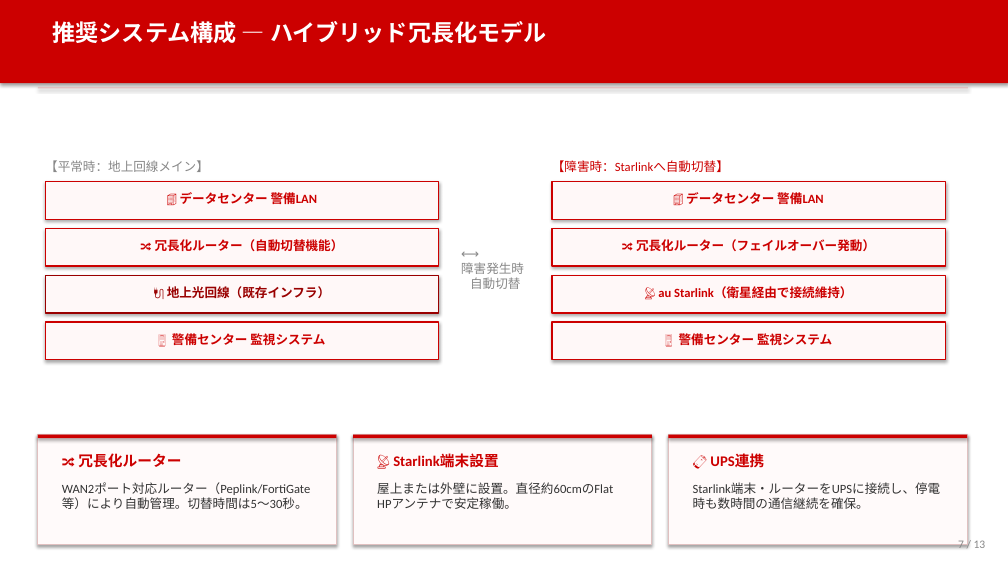
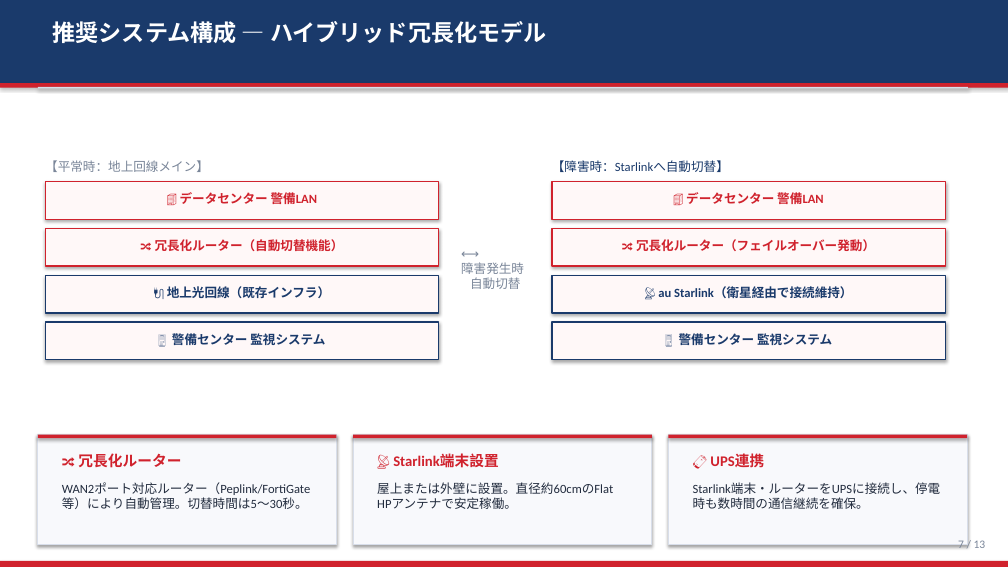
Before and after one commit to iharuhisa-ai/test, a slide deck: slide 7 of datacenter_security_proposal.pptx. Drawn at 1008x567 pixels with LibreOffice and Linux fonts; fonts in the diff are those of the drawing. Boxes give left, top, right and bottom in pixels: in the first picture for what was removed or moved away, otherwise in the second. Text is boxed around its words. In the diff, an @@ line names an element or a change of style, - is before the commit and + after.

```diff
--- a/datacenter_security_proposal.pptx
+++ b/datacenter_security_proposal.pptx
@@ rectangle at <box>0,0,1008,83</box>: fill #CC0000 to #1A3A6B @@
@@ rectangle added at <box>0,83,1008,88</box>, fill #D0222D @@
@@ rectangle at <box>38,87,968,88</box>: fill #E0C0C0 to #D8DEEA @@
@@ outline #CC0000 1.2 pt to #D0222D 1.2 pt in 4 elements at <box>552,181,945,219</box>, <box>552,228,945,266</box>, <box>45,181,439,219</box>, <box>45,228,439,266</box> @@
@@ rectangle at <box>45,275,439,313</box>: outline #990000 1.2 pt to #1A3A6B 1.2 pt @@
@@ text "🔌 地上光回線（既存インフラ）" at <box>167,286,330,298</box>: text colour #990000 to #1A3A6B @@
@@ outline #CC0000 1.2 pt to #1A3A6B 1.2 pt in 3 elements at <box>552,275,945,313</box>, <box>552,322,945,360</box>, <box>45,322,439,360</box> @@
@@ text colour #CC0000 to #1A3A6B in 4 elements at <box>172,333,325,345</box>, <box>552,160,729,172</box>, <box>658,286,852,298</box>, <box>679,333,832,345</box> @@
@@ fill #FFFAFA to #F8F9FC; outline #E0C0C0 1.2 pt to #D8DEEA 1.2 pt in 3 elements at <box>38,435,337,544</box>, <box>353,435,652,544</box>, <box>668,435,967,544</box> @@
@@ fill #CC0000 to #D0222D in 3 elements at <box>38,435,337,438</box>, <box>353,435,652,438</box>, <box>668,435,967,438</box> @@
@@ text colour #CC0000 to #D0222D in 7 elements at <box>180,190,317,207</box>, <box>155,239,344,251</box>, <box>686,190,824,207</box>, <box>636,239,875,251</box>, <box>78,453,181,468</box>, <box>370,448,635,475</box>, <box>685,448,951,475</box> @@
@@ text colour #333333 to #222C3E in 3 elements at <box>62,482,310,509</box>, <box>377,482,613,509</box>, <box>693,482,941,509</box> @@
@@ text colour #888888 to #7A8699 in 3 elements at <box>45,160,209,172</box>, <box>461,262,524,289</box>, <box>958,540,986,548</box> @@
@@ rectangle added at <box>0,561,1008,567</box>, fill #D0222D @@
```
Also in this commit, not shown: 12 other slides changed, 1 other file.
